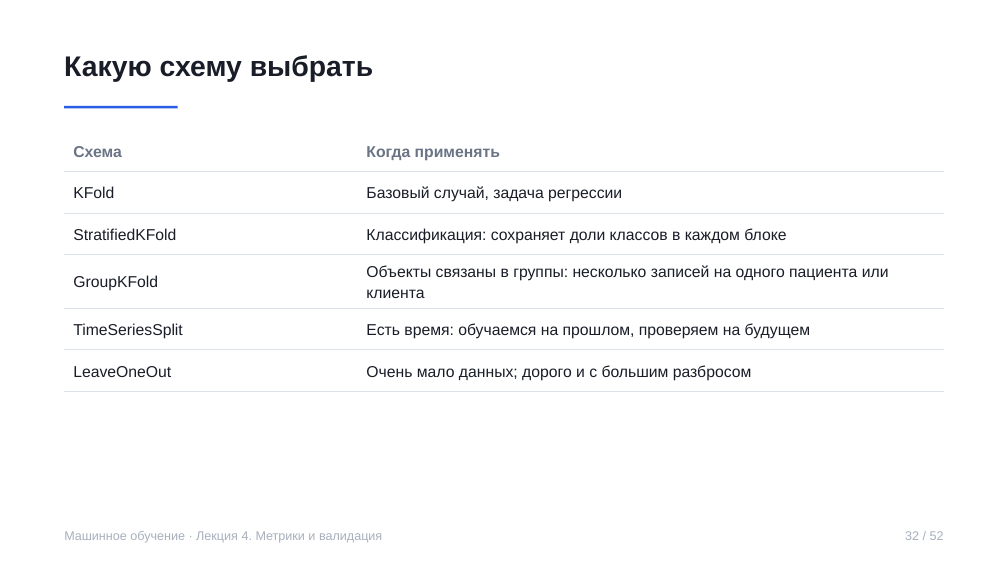
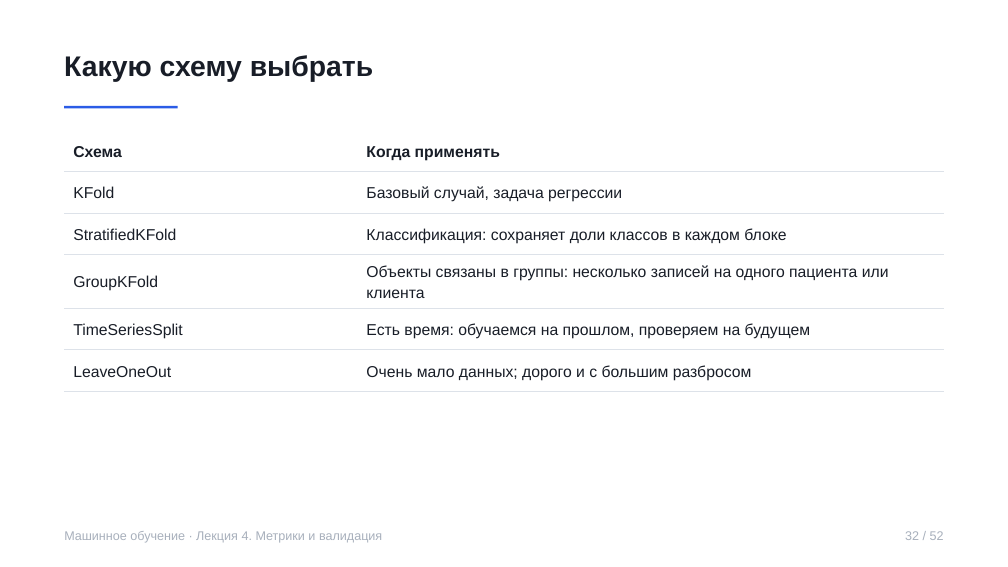
Before and after one commit to rustam-azimov/ml-course-hse, a slide deck: slide 32 of lectures/lecture04.pptx. Drawn at 1008x567 pixels with LibreOffice and Linux fonts; fonts in the diff are those of the drawing. Boxes give left, top, right and bottom in pixels: in the first picture for what was removed or moved away, otherwise in the second. Text is boxed around its words. In the diff, an @@ line names an element or a change of style, - is before the commit and + after.

```diff
--- a/lectures/lecture04.pptx
+++ b/lectures/lecture04.pptx
@@ table at [64, 130, 944, 385] @@
@@ text colour #6B7484 to #181D27 in "Схема", "Когда применять" @@
```
Also in this commit, not shown: 43 other slides changed, 5 other files.
